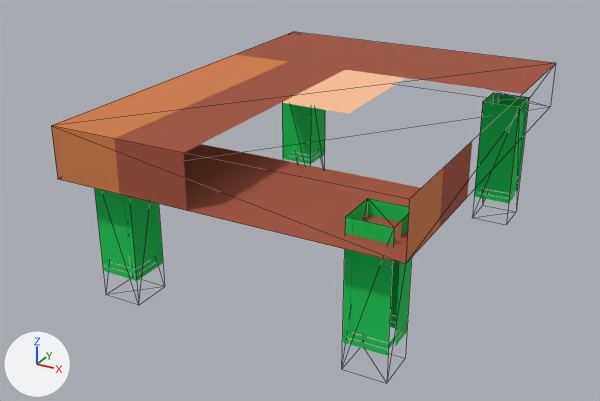
Renders of the glTF model Art/BilliardTable/BillardTable.gltf from each side of a commit.
Both versions are drawn from a 50 mm camera at (5.51, -11.1, 4.58) aimed at (-0.33, -0.48, -0.73). Lighting does not change. The marker at lower left points along +X, +Y and +Z. Mesh edges are drawn as thin lines. Where no turn or scale is listed for an object, it has been applied to the vertices.

The scene before the commit, as lines of its bpy script (objects in view):
```python
me_mesh_0 = bpy.data.meshes.new('Mesh_0')
me_mesh_0.from_pydata(...)  # a box spanning x -2.58..2.58, y -3.34..3.34, z 0.24..1.02
me_mesh_0.materials.append(mat_material_0)
me_mesh_1 = bpy.data.meshes.new('Mesh_1')
me_mesh_1.from_pydata(...)  # a box spanning x -2.28..-1.66, y -2.97..-2.35, z -1.71..0.46
me_mesh_1.materials.append(mat_material_1)
me_mesh_2 = bpy.data.meshes.new('Mesh_2')
me_mesh_2.from_pydata(...)  # a box spanning x 1.66..2.28, y -2.97..-2.35, z -1.71..0.46
me_mesh_2.materials.append(mat_material_1)
me_mesh_3 = bpy.data.meshes.new('Mesh_3')
me_mesh_3.from_pydata(...)  # a box spanning x -2.28..-1.66, y 2.35..2.97, z -1.71..0.46
me_mesh_3.materials.append(mat_material_1)
me_mesh_4 = bpy.data.meshes.new('Mesh_4')
me_mesh_4.from_pydata(...)  # a box spanning x 1.66..2.28, y 2.35..2.97, z -1.71..0.46
me_mesh_4.materials.append(mat_material_1)
ob_cuboid = bpy.data.objects.new('cuboid', me_mesh_0)
ob_cuboid.location = (0.0, 0.0, -0.02)
ob_cuboid_001 = bpy.data.objects.new('cuboid.001', me_mesh_1)
ob_cuboid_001.location = (0.0, 0.0, -0.02)
ob_cuboid_002 = bpy.data.objects.new('cuboid.002', me_mesh_2)
ob_cuboid_002.location = (0.0, 0.0, -0.02)
ob_cuboid_003 = bpy.data.objects.new('cuboid.003', me_mesh_3)
ob_cuboid_003.location = (0.0, 0.0, -0.02)
ob_cuboid_004 = bpy.data.objects.new('cuboid.004', me_mesh_4)
ob_cuboid_004.location = (0.0, 0.0, -0.02)
```
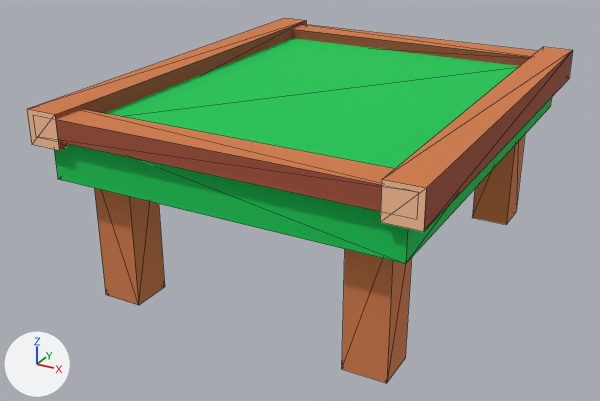
Changed parts and their boxes (x1, y1, x2, y2) in the pictures (600 x 401 px):
'cuboid', surface changed, recoloured (orange to green)
    both: (51, 32, 555, 264)
'cube.003', added
    after: (56, 109, 394, 212)
'cube', added
    after: (380, 47, 573, 232)
'cuboid.002', recoloured (green to brown)
    both: (342, 198, 412, 383)
'cube.001', added
    after: (27, 18, 306, 151)
'cuboid.001', recoloured (green to brown)
    both: (94, 188, 165, 305)
'cuboid.004', recoloured (green to brown)
    both: (472, 93, 529, 225)
'cube.002', added
    after: (292, 24, 538, 66)
'cuboid.003', recoloured
    both: (282, 103, 325, 164)

Patch to the scene script:
```diff
--- a/Art/BilliardTable/BillardTable.gltf.py
+++ b/Art/BilliardTable/BillardTable.gltf.py
@@ img_image_0 @@
-img_image_0 = load_image('Image_0', '_unpacked/Image_0', 512, 512, 'sRGB')
+img_image_0 = load_image('Image_0', '_unpacked/Image_0', 128, 128, 'sRGB')
@@ img_image_2 @@
+img_image_2 = load_image('Image_2', '_unpacked/Image_2', 128, 128, 'sRGB')
@@ mat_material_2 @@
+mat_material_2 = bpy.data.materials.new('Material_2')
+# uses the picture img_image_2
@@ me_mesh_0 @@
 me_mesh_0.from_pydata(...)  # 8 vertices, 12 faces; spans x -2.58..2.58, y -3.34..3.34, z 0.24..1.02
-me_mesh_0.materials.append(mat_material_0)
+me_mesh_0.materials.append(mat_material_1)
@@ me_mesh_1 @@
 me_mesh_1.from_pydata(...)  # 8 vertices, 12 faces; spans x -2.28..-1.66, y -2.97..-2.35, z -1.71..0.46
-me_mesh_1.materials.append(mat_material_1)
+me_mesh_1.materials.append(mat_material_2)
@@ me_mesh_2 @@
 me_mesh_2.from_pydata(...)  # 8 vertices, 12 faces; spans x 1.66..2.28, y -2.97..-2.35, z -1.71..0.46
-me_mesh_2.materials.append(mat_material_1)
+me_mesh_2.materials.append(mat_material_2)
@@ me_mesh_3 @@
 me_mesh_3.from_pydata(...)  # 8 vertices, 12 faces; spans x -2.28..-1.66, y 2.35..2.97, z -1.71..0.46
-me_mesh_3.materials.append(mat_material_1)
+me_mesh_3.materials.append(mat_material_2)
@@ me_mesh_4 @@
 me_mesh_4.from_pydata(...)  # 8 vertices, 12 faces; spans x 1.66..2.28, y 2.35..2.97, z -1.71..0.46
-me_mesh_4.materials.append(mat_material_1)
+me_mesh_4.materials.append(mat_material_2)
@@ me_mesh_8 @@
+me_mesh_8.from_pydata(...)  # a box spanning x -2.74..2.74, y -3.42..-2.92, z -0.12..0.19
+me_mesh_8.materials.append(mat_material_0)
@@ me_mesh_7 @@
+me_mesh_7.from_pydata(...)  # a box spanning x -2.74..2.74, y 2.92..3.42, z -0.12..0.19
+me_mesh_7.materials.append(mat_material_0)
@@ me_mesh_6 @@
+me_mesh_6.from_pydata(...)  # a box spanning x -2.82..-2.32, y -3.51..3.41, z 0.74..1.24
+me_mesh_6.materials.append(mat_material_0)
@@ me_mesh_0_1 @@
+me_mesh_0_1.from_pydata(...)  # a box spanning x 2.32..2.82, y -3.51..3.41, z 0.74..1.24
+me_mesh_0_1.materials.append(mat_material_0)
@@ ob_cube_003 @@
+ob_cube_003 = bpy.data.objects.new('cube.003', me_mesh_8)
+ob_cube_003.location = (0.0, -0.08, 0.99)
@@ ob_cube_002 @@
+ob_cube_002 = bpy.data.objects.new('cube.002', me_mesh_7)
+ob_cube_002.location = (0.0, -0.08, 0.99)
@@ ob_cube_001 @@
+ob_cube_001 = bpy.data.objects.new('cube.001', me_mesh_6)
+ob_cube_001.location = (0.0, 0.0, 0.0)
@@ ob_cube @@
+ob_cube = bpy.data.objects.new('cube', me_mesh_0_1)
+ob_cube.location = (0.0, 0.0, 0.0)
```
